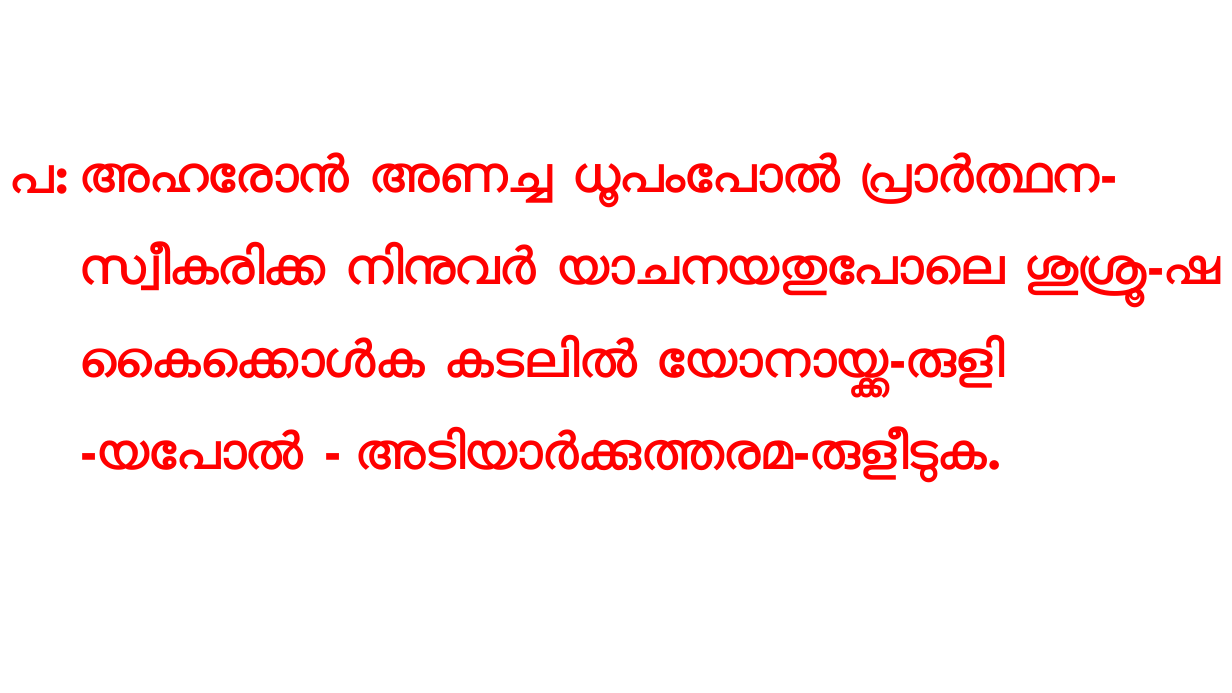
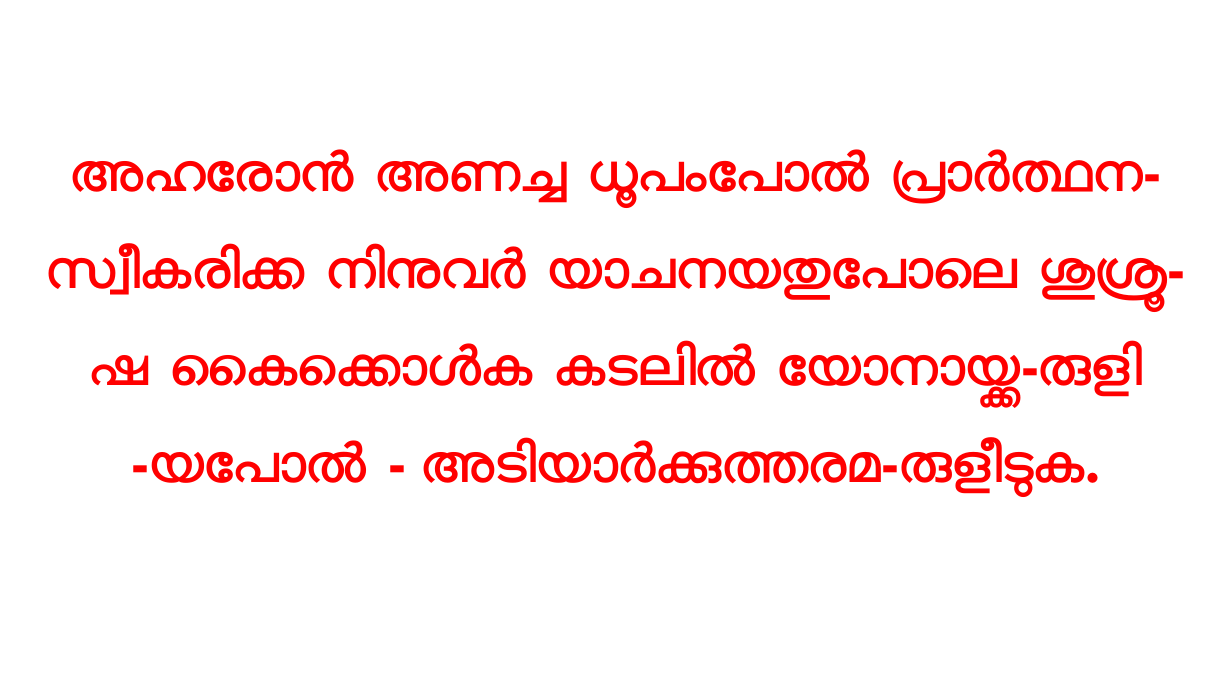
Before and after one commit to gijocode/Church_PPT_Utility, a slide deck: slide 8 of templates/malayalam_service_template.pptx. Drawn at 1232x693 pixels with LibreOffice and Linux fonts; fonts in the diff are those of the drawing. Boxes give left, top, right and bottom in pixels: in the first picture for what was removed or moved away, otherwise in the second. Text is boxed around its words. In the diff, an @@ line names an element or a change of style, - is before the commit and + after.

```diff
--- a/templates/malayalam_service_template.pptx
+++ b/templates/malayalam_service_template.pptx
@@ text "അഹരോന്‍ അണച്ച ധൂപംപോല്‍ പ്രാര്‍ത്ഥന-സ്വീകരിക്ക നിനുവര്‍ ..." moved from (x1=80, y1=152, x2=1220, y2=483) to (x1=46, y1=149, x2=1186, y2=497) @@
@@ text "അഹരോന്‍ അണച്ച ധൂപംപോല്‍ പ്രാര്‍ത്ഥന-സ്വീകരിക്ക നിനുവര്‍ ..." at (x1=46, y1=149, x2=1186, y2=497): size 40 to 42 pt; alignment left to centre @@
@@ text removed at (x1=11, y1=165, x2=69, y2=194) @@
-പ:
```
Also in this commit, not shown: 18 other slides changed, 1 other file.
